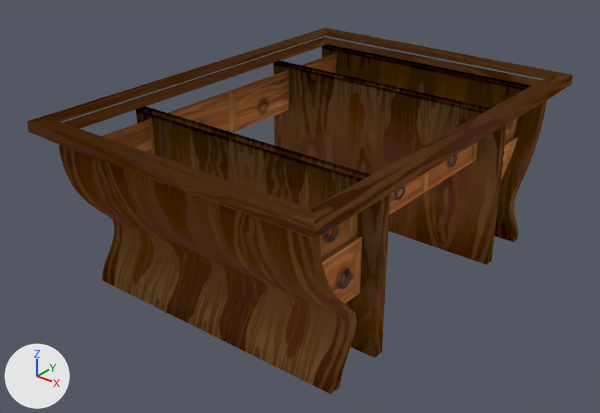
One commit to the glTF model public/models/board.glb: the scene before it, then after it.
Camera for both pictures: a camera (50 mm lens) standing at (9.55, -13.14, 4.11) and looking at (1.38, -2.93, -2.22). Arrows for +X, +Y and +Z are at lower left; the lights stay in place. The picture after the commit comes second. Vertices at exactly the same position are counted once.

The scene before the commit, as lines of its bpy script (objects in view):
```python
me_cube_012 = bpy.data.meshes.new('Cube.012')
me_cube_012.from_pydata(...)  # 1196 vertices, 1984 faces; spans x -2.8..2.8, y -3.8..3.8, z -3.3..-0.2
me_cube_012.materials.append(mat_bake_board)
# before: 504 (-2.05, 3.2, -0.61) at pixel (336, 58), 505 (-2.05, 2.0, -0.62), 506 (-2.05, 2.0, -1.25), 508 (-2.05, 3.1, -1.19), 512 (-2.05, 3.18, -0.86) at pixel (335, 69)
# before: 514 (-2.05, 3.2, -0.7) at pixel (335, 62)
ob_board = bpy.data.objects.new('board', me_cube_012)
ob_board.location = (1.5, -2.5, -0.1)
```
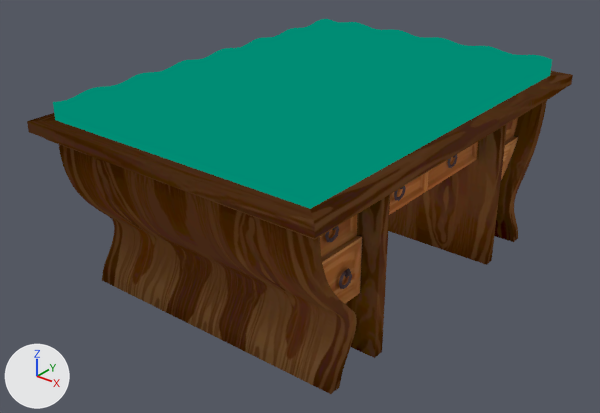
Edits to the scene script, one JSON object a line:
```json
{"block": "me_cube_012", "where": "# used by ob_board; location = (1.5, -2.5, -0.1)"}
{"block": "me_cube_012", "where": "# verts and faces of me_cube_012; kept vertices keep their numbers, new ones are numbered from 1196"}
{"op": "remove", "block": "me_cube_012", "code": "me_cube_012.from_pydata(...)  # 1196 vertices, 1984 faces; spans x -2.8..2.8, y -3.8..3.8, z -3.3..-0.2"}
{"op": "add", "block": "me_cube_012", "code": "me_cube_012.from_pydata(...)  # 1580 vertices, 2558 faces; spans x -2.8..2.8, y -3.8..3.8, z -3.3..0.13"}
{"block": "me_cube_012", "change": "me_cube_012 part 1: a new loose piece of 384 vertices spanning x -2.5..2.5, y -3.5..3.5, z -0.4..0.13, in mat_bake_board"}
{"block": "me_cube_012", "change": "me_cube_012 part 2"}
{"block": "me_cube_012", "change": "9 faces are deleted"}
{"block": "me_cube_012", "change": "9 new faces join them"}
{"block": "me_cube_012", "change": "me_cube_012 part 3"}
{"op": "add", "block": "me_cube_012", "code": "delete_faces([(508, 514, 512), (504, 514, 508), (504, 508, 505), (505, 508, 506)])"}
{"op": "add", "block": "me_cube_012", "code": "faces += [(504, 514, 512), (504, 506, 505), (504, 512, 508), (504, 508, 506)]"}
{"block": "me_cube_012", "change": "other edits to the shape of me_cube_012 do not show in these pictures"}
```

What differs and where, as boxes (x1, y1, x2, y2) in the pictures (600 x 413 px; the box of a moved part takes in the faces that stretch with it):
```json
{"object": "board", "change": "reshaped", "before": [27, 28, 573, 394], "after": [27, 19, 573, 394]}
{"part": 1, "of": "me_cube_012", "change": "added", "after": [53, 19, 552, 209], "on screen": "cyan"}
{"part": 2, "of": "me_cube_012", "change": "moved or reshaped", "before": [112, 126, 153, 154], "on screen": "not visible afterwards"}
{"part": 3, "of": "me_cube_012", "change": "moved or reshaped", "before": [311, 58, 336, 73], "on screen": "not visible afterwards"}
```
